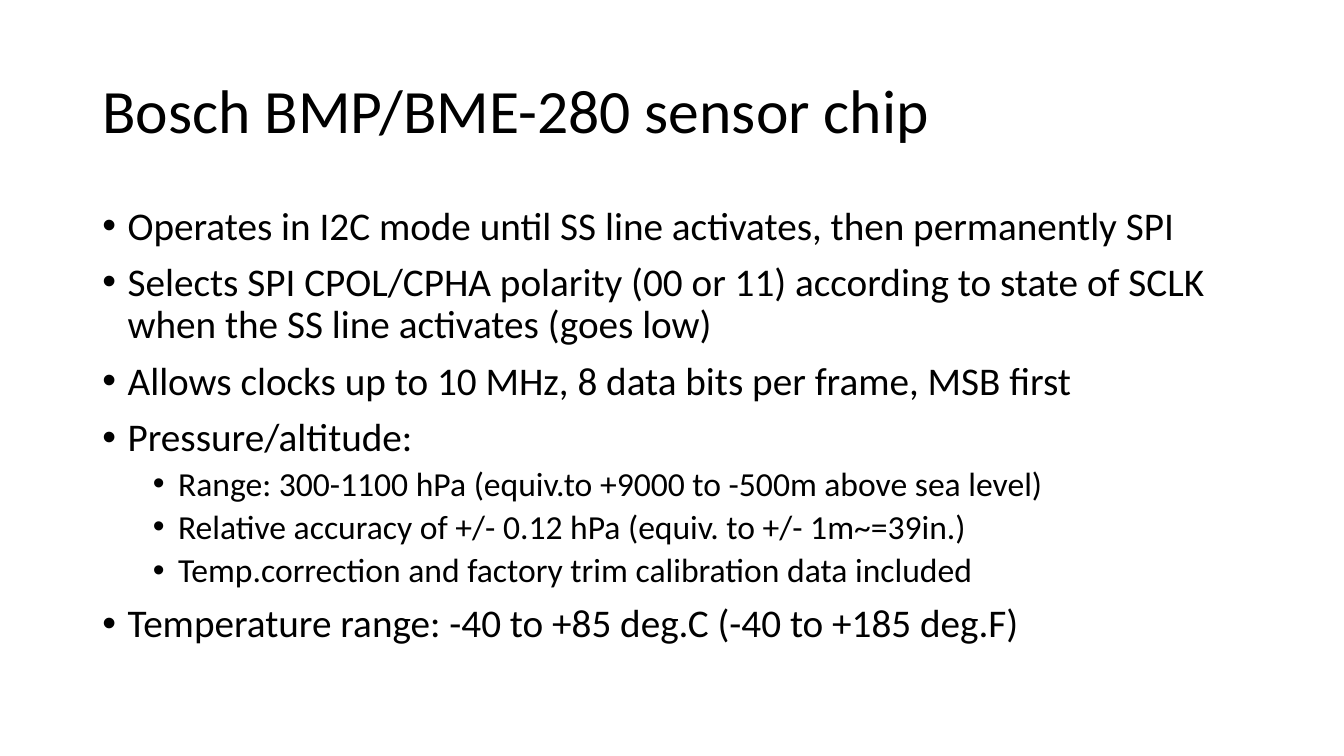
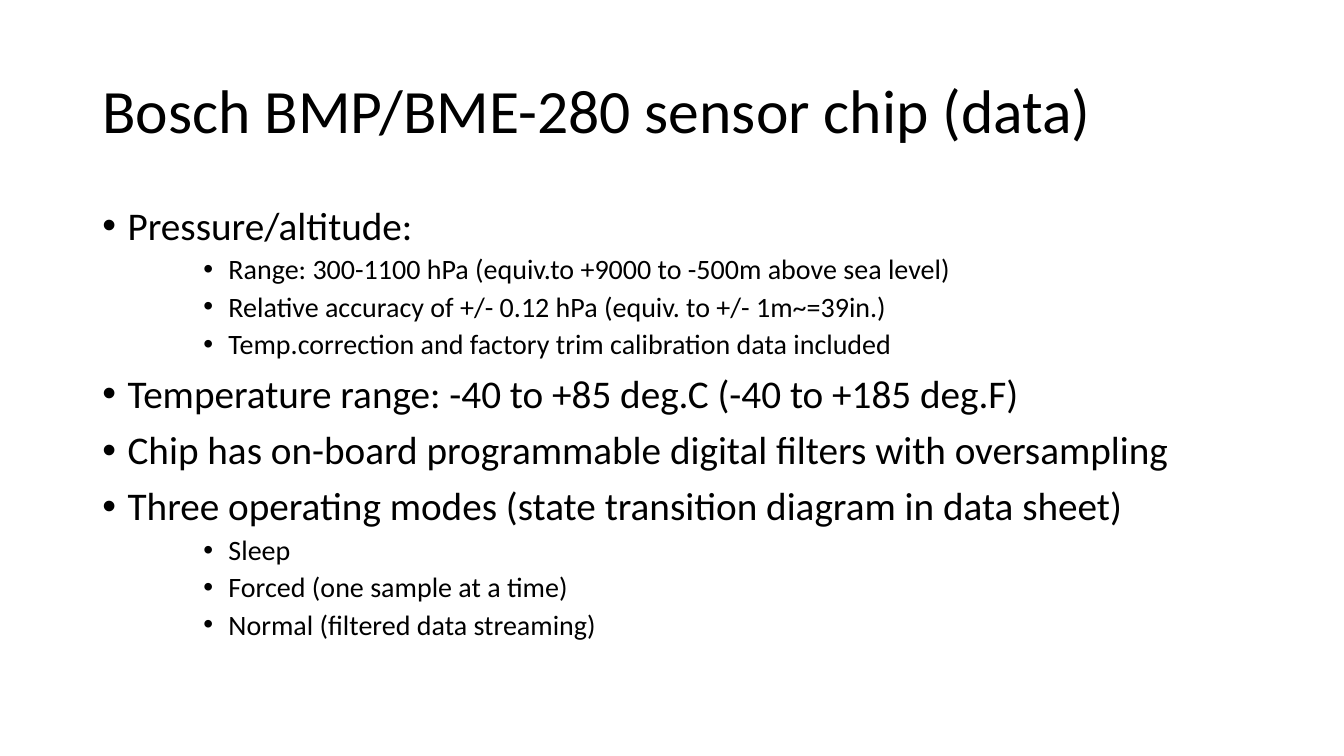
Before and after one commit to EmbeddedSystemClass/FinalProject5381, a slide deck: slide 17 of Final Project 5381.pptx (slide 16 before the commit). Drawn at 1344x756 pixels with LibreOffice and Linux fonts; fonts in the diff are those of the drawing. Boxes give left, top, right and bottom in pixels: in the first picture for what was removed or moved away, otherwise in the second. Text is boxed around its words. In the diff, an @@ line names an element or a change of style, - is before the commit and + after.

```diff
--- a/Final Project 5381.pptx
+++ b/Final Project 5381.pptx
@@ title at (102,88,1091,143): text changed @@
-Bosch BMP/BME-280 sensor chip
+Bosch BMP/BME-280 sensor chip (data)
@@ text at (128,212,1204,402): paragraphs removed @@
-• Operates in I2C mode until SS line activates, then permanently SPI
-• Selects SPI CPOL/CPHA polarity (00 or 11) according to state of SCLK when the SS line activates (goes low)
-• Allows clocks up to 10 MHz, 8 data bits per frame, MSB first
@@ text at (228,258,950,359): size 24 to 20 pt in "Range: 300-1100 hPa (equiv.to +9000 to -500m ...", "Relative accuracy of +/- 0.12 hPa (equiv. ...", "Temp.correction and factory trim calibration data included"; list level 2 to 3 in "Range: 300-1100 hPa (equiv.to +9000 ..."; list level 2 to 3 in "Relative accuracy of +/- 0.12 ..."; list level 2 to 3 in "Temp.correction and factory trim calibration ..." @@
@@ text at (128,436,1168,640): paragraphs added @@
+• Chip has on-board programmable digital filters with oversampling
+• Three operating modes (state transition diagram in data sheet)
+    • Sleep
+    • Forced (one sample at a time)
+    • Normal (filtered data streaming)
```
Also in this commit, not shown: 5 other slides changed, 6 slides added, 1 slide removed, 2 other files.
